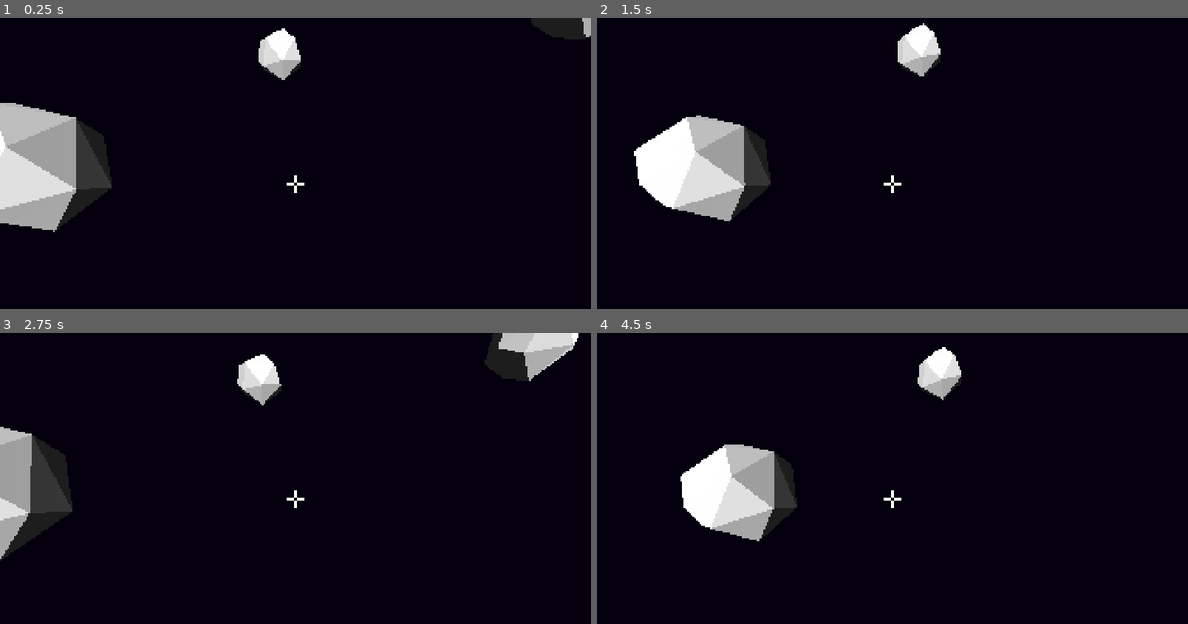
Above: before the commit, frames 1-4 (two rows, left to right).
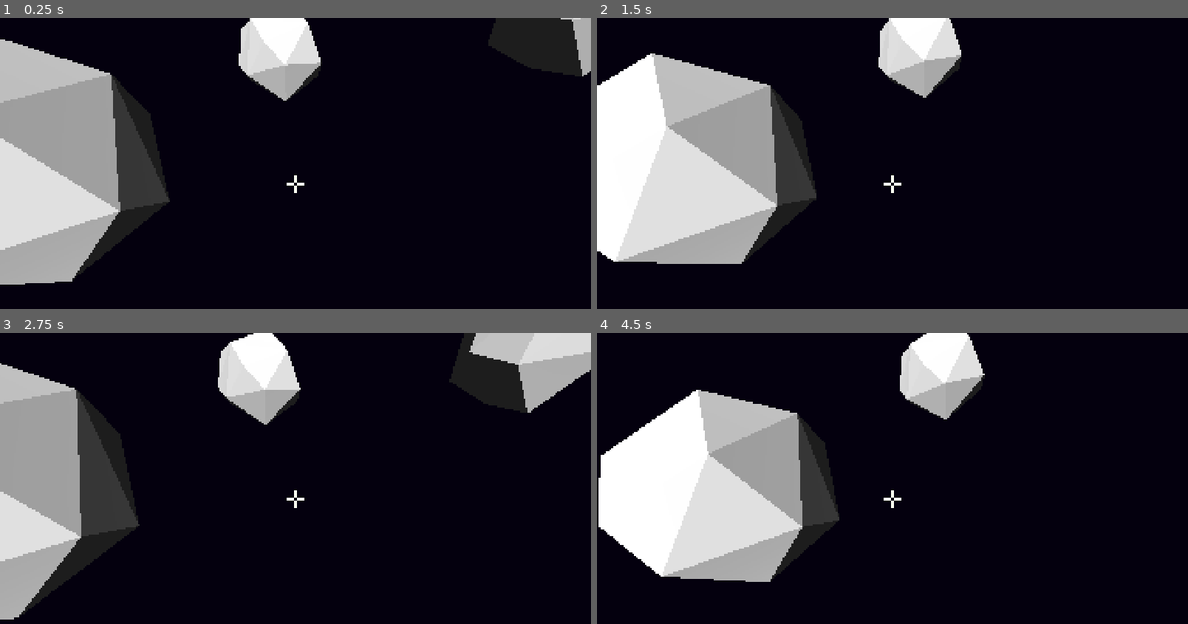
Above: after the commit, the same moments.

Repository: CobraScript/space-platformer
Game: Godot game, scene res://scenes/main.tscn
Same seed, same stepped clock (60 frames per second), same inputs: the game is played once before the commit and once after it.
Inputs (mouse positions are in pixels of both pictures, inside the frame that each line leads up to):
- Up to frame 1 (0.25 s): no input
- Up to frame 2 (1.5 s): tap Enter at 0.5 s; move the mouse to (922, 183) at 0.52 s; press the mouse at (922, 183) at 0.53 s; tap Space at 1.25 s; move the mouse to (862, 186) at 1.27 s; release the mouse at (862, 186) at 1.28 s; click (862, 186) at 1.35 s
- Up to frame 3 (2.75 s): tap Enter at 2 s; move the mouse to (307, 493) at 2.02 s; press the mouse at (307, 493) at 2.03 s
- Up to frame 4 (4.5 s): tap Space at 2.75, 4.25 s; move the mouse to (886, 504) at 2.77 s; release the mouse at (886, 504) at 2.78 s; click (886, 504) at 2.85 s; tap Enter at 3.5 s; move the mouse to (933, 501) at 3.52 s; press the mouse at (933, 501) at 3.53 s; move the mouse to (845, 495) at 4.27 s; release the mouse at (845, 495) at 4.28 s; click (845, 495) at 4.35 s

The runs differ from the first frame. In frame 1, 20% of the frame differs, in the area x 0-100%, y 0-92%; in frame 2, 22%, in the area x 0-62%, y 0-85%; in frame 3, 19%; in frame 4, 21%.

Commit message:
Added grabbing feature, increased debris size

Diff:
--- a/project.godot
+++ b/project.godot
@@ -38,6 +38,11 @@
 "events": [Object(InputEventKey,"resource_local_to_scene":false,"resource_name":"","device":-1,"window_id":0,"alt_press …(195 unchanged characters)…
 ]
 }
+grab_debris={
+"deadzone": 0.2,
+"events": [Object(InputEventMouseButton,"resource_local_to_scene":false,"resource_name":"","device":-1,"window_id":0,"alt_pressed":false,"shift_pressed":false,"ctrl_pressed":false,"meta_pressed":false,"button_mask":1,"position":Vector2(235, 34),"global_position":Vector2(249, 107),"factor":1.0,"button_index":1,"canceled":false,"pressed":true,"double_click":false,"script":null)
+]
+}
 
 [layer_names]
 
--- a/scenes/debris.tscn
+++ b/scenes/debris.tscn
@@ -5,7 +5,7 @@
 [sub_resource type="PhysicsMaterial" id="PhysicsMaterial_uehjo"]
 
 [sub_resource type="SphereShape3D" id="SphereShape3D_f3t10"]
-radius = 0.15
+radius = 0.27750748
 
 [node name="Debris" type="RigidBody3D" unique_id=1567341222]
 collision_layer = 2
@@ -16,3 +16,4 @@
 shape = SubResource("SphereShape3D_f3t10")
 
 [node name="Model" parent="." unique_id=36186981 instance=ExtResource("1_wkiee")]
+transform = Transform3D(1.8688703, 0, 0, 0, 1.8688703, 0, 0, 0, 1.8688703, 0, 0, 0)
--- a/scripts/player.gd
+++ b/scripts/player.gd
@@ -2,17 +2,16 @@
 
 
 @export var sensitivity: float = 0.002
+@export var debris_hold_offset: Vector3 = Vector3(0, 0.2, -0.5)
 
 @onready var camera: Camera3D = $Camera3D
 @onready var ray: RayCast3D = $Camera3D/RayCast3D
 
+var has_debris: bool = false
+
 
 func _ready() -> void:
 	Input.set_mouse_mode(Input.MOUSE_MODE_CAPTURED)
-
-func _physics_process(delta: float) -> void:
-	if ray.is_colliding():
-		print("raycast collision")
 
 func _input(event: InputEvent) -> void:
 	if event.is_action_pressed("pointer_lock_enter"):
@@ -20,10 +19,19 @@
 	if event.is_action_pressed("pointer_lock_exit"):
 		Input.set_mouse_mode(Input.MOUSE_MODE_VISIBLE)
 
-	if event is InputEventMouseMotion \
-	and Input.get_mouse_mode() == Input.MOUSE_MODE_CAPTURED:
-		rotation.y += -event.relative.x * sensitivity
-		camera.rotation.x = clampf(
-			camera.rotation.x - event.relative.y * sensitivity,
-			-PI / 2, PI / 2
-		)
+	if Input.get_mouse_mode() == Input.MOUSE_MODE_CAPTURED:
+		if event is InputEventMouseMotion:
+			rotation.y += -event.relative.x * sensitivity
+			camera.rotation.x = clampf(
+				camera.rotation.x - event.relative.y * sensitivity,
+				-PI / 2, PI / 2
+			)
+
+		if event.is_action_pressed("grab_debris") and not has_debris \
+				and ray.is_colliding():
+			var debris: Node3D = ray.get_collider()
+			var offset: Vector3 = basis * debris_hold_offset
+			position = debris.position - offset
+			debris.reparent(self)
+			debris.position = debris_hold_offset
+			has_debris = true
